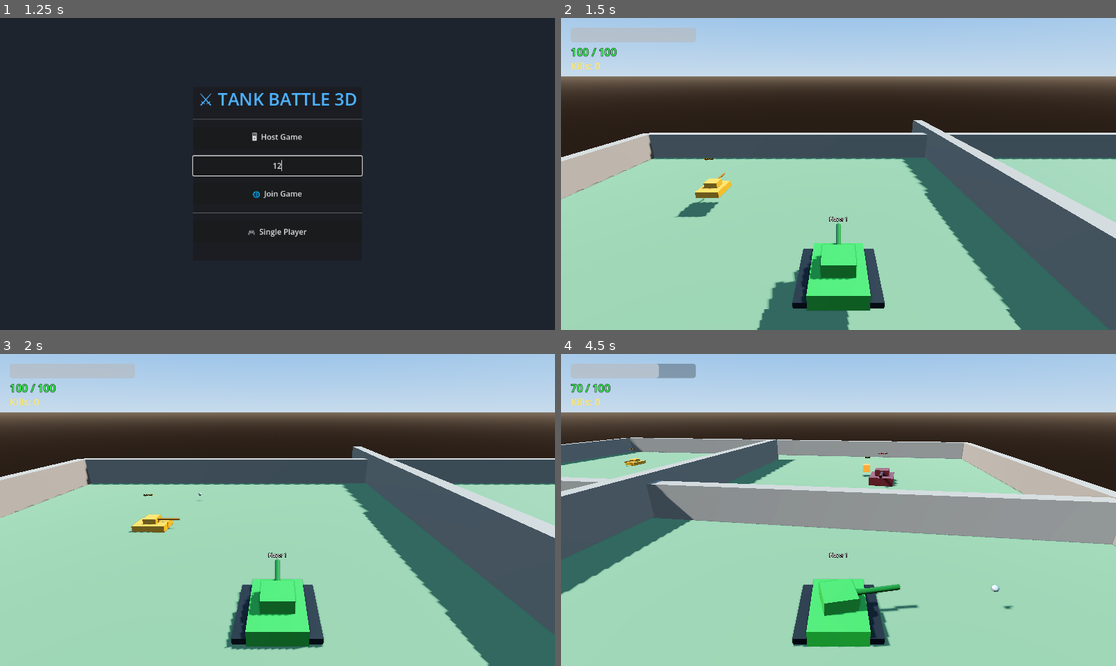
Above: before the commit, frames 1-4 (two rows, left to right).
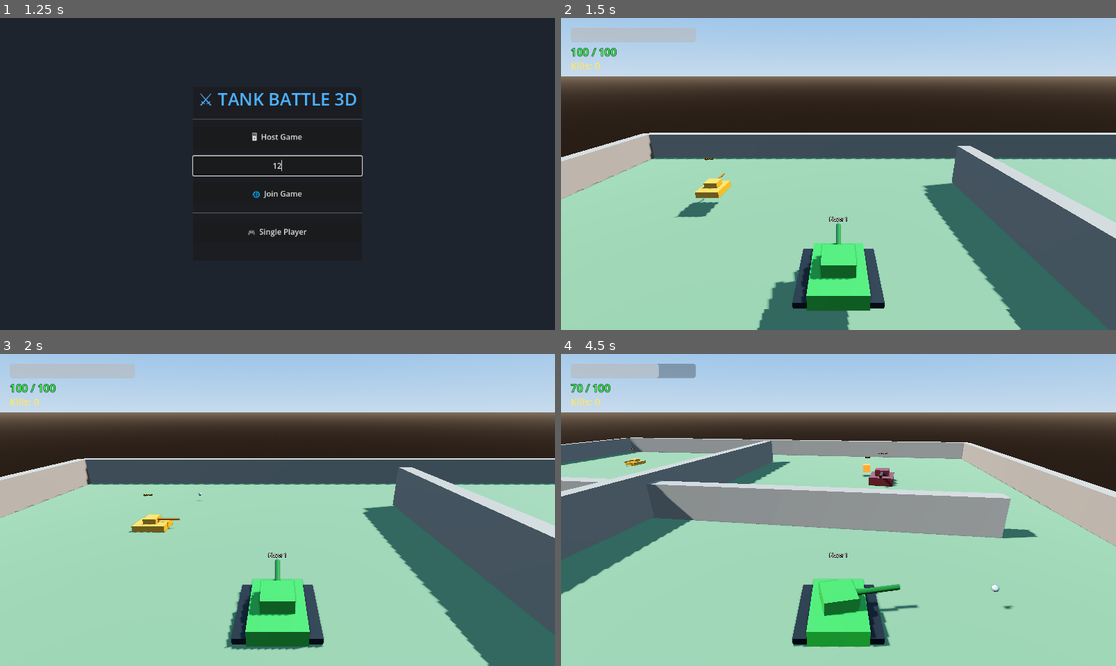
Above: after the commit, the same moments.

Repository: tatee0815/A6
Game: Godot game, scene res://scenes/main.tscn
Two runs of this game, one before a commit and one after it. Both use one fixed random seed, a clock stepped at 60 frames per second and the inputs below.
Inputs (mouse positions are in pixels of both pictures, inside the frame that each line leads up to):
- Up to frame 1 (1.25 s): click (277, 164) at 0.52 s; type "12" at 0.6 s
- Up to frame 2 (1.5 s): click "🎮 Single Player" at 1.25 s
- Up to frame 3 (2 s): no input
- Up to frame 4 (4.5 s): hold D (turn_right) 2.03-2.78 s; tap Space (shoot) at 2.1, 4.35 s; hold S (move_backward) 2.78-3.53 s; tap Q at 2.85 s; hold D (turn_right) 3.53-4.28 s; hold E 3.53-4.28 s; hold W (move_forward) from 4.28 s (still down)

Frame 1 is identical in both runs. In frame 2, 0.9% of the frame differs, in the area x 61-74%, y 32-54%; in frame 3, 0.8%; in frame 4, 3.0%, in the area x 25-100%, y 27-62%.

Commit message:
map edit

Diff:
--- a/project.godot
+++ b/project.godot
@@ -47,7 +47,7 @@
 shoot={
 "deadzone": 0.5,
 "events": [Object(InputEventKey,"resource_local_to_scene":false,"resource_name":"","device":-1,"window_id":0,"alt_press …(191 unchanged characters)…
-, Object(InputEventMouseButton,"resource_local_to_scene":fal …(93 unchanged characters)… rl_pressed":false,"meta_pressed":false,"pressed":false,"button_mask":0,"position":Vector2(0, 0), …(130 unchanged characters)…
+, Object(InputEventMouseButton,"resource_local_to_scene":fal …(93 unchanged characters)… rl_pressed":false,"meta_pressed":false,"button_mask":0,"position":Vector2(0, 0), …(130 unchanged characters)…
 ]
 }
 toggle_cheat={
--- a/scenes/main.tscn
+++ b/scenes/main.tscn
@@ -38,7 +38,7 @@
 size = Vector3(60, 3, 1)
 
 [sub_resource type="BoxShape3D" id="BoxShape_wall"]
-size = Vector3(60, 3, 1)
+size = Vector3(44.492554, 3, 1)
 
 [node name="Main" type="Node3D" unique_id=694560894]
 script = ExtResource("1_scr")
@@ -110,11 +110,12 @@
 collision_layer = 2
 
 [node name="Mesh" type="MeshInstance3D" parent="Obstacle1" unique_id=1709444231]
-transform = Transform3D(0.98547584, 0, 0, 0, 1, 0, 0, 0, 1, 0.40129519, -0.046602726, 0.025240183)
+transform = Transform3D(0.74551916, 0, 0, 0, 1, 0, 0, 0, 1, 3.6625369, -0.046602726, 0.025240183)
 material_override = SubResource("Mat_wall")
 mesh = SubResource("BoxMesh_wall")
 
 [node name="Col" type="CollisionShape3D" parent="Obstacle1" unique_id=1289162526]
+transform = Transform3D(1, 0, 0, 0, 1, 0, 0, 0, 1, 3.761035, 0, 0)
 shape = SubResource("BoxShape_wall")
 
 [node name="Obstacle2" type="StaticBody3D" parent="." unique_id=1528696778]
@@ -122,12 +123,12 @@
 collision_layer = 2
 
 [node name="Mesh" type="MeshInstance3D" parent="Obstacle2" unique_id=1175532471]
-transform = Transform3D(1, 0, 0, 0, 1, 0, 0, 0, 1, -2.586563, 0.6000614, -8.356465)
+transform = Transform3D(0.74440217, 0, 0, 0, 1, 0, 0, 0, 1, -8.03363, 0.6000614, -8.356465)
 material_override = SubResource("Mat_wall")
 mesh = SubResource("BoxMesh_wall")
 
 [node name="Col" type="CollisionShape3D" parent="Obstacle2" unique_id=83194452]
-transform = Transform3D(1, 0, 0, 0, 1, 0, 0, 0, 1, -2.574028, 0.60354996, -8.336212)
+transform = Transform3D(1, 0, 0, 0, 1, 0, 0, 0, 1, -8.1356735, 0.60354996, -8.336212)
 shape = SubResource("BoxShape_wall")
 
 [node name="Players" type="Node3D" parent="." unique_id=1792664784]
Not shown: 1 places in scenes/main.tscn that only renumber resources
